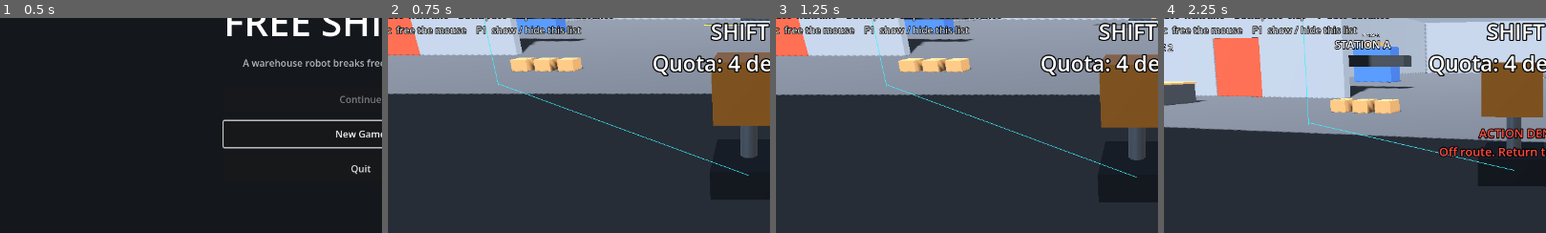
Above: before the commit, frames 1-4 (left to right).
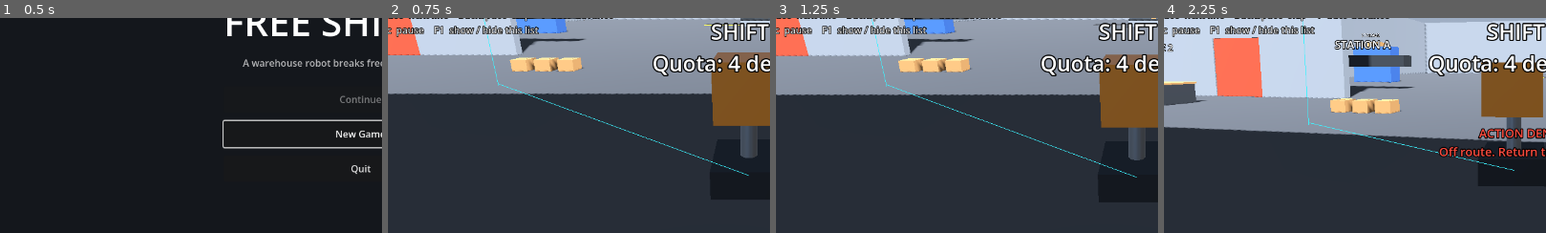
Above: after the commit, the same moments.

Repository: fossinating/Free-Shipping
Game: Godot game, scene res://scenes/ui/title.tscn
Two runs of this game, one before a commit and one after it. Both use one fixed random seed, a clock stepped at 60 frames per second and the inputs below.
Inputs (mouse positions are % of the whole screen's width and height, from its top left):
- Up to frame 1 (0.5 s): no input
- Up to frame 2 (0.75 s): click "New Game" at 0.5 s
- Up to frame 3 (1.25 s): no input
- Up to frame 4 (2.25 s): tap Enter at 1.25 s; move the mouse to (55, 50) at 1.27 s; hold W (move_forward) from 1.28 s (still down); tap C (open_dock) at 1.35 s; click (55, 50) at 1.42 s; move the mouse to (45, 50) at 2.02 s; tap 1 (choice_1) at 2.1 s; click (45, 50) at 2.17 s
The pictures show only the part of the screen within x 3-53%, y 34-84%; the shares and areas given below are measured in that part.

Frame 1 is identical in both runs. In frame 2, 1.4% of the frame differs, in the area x 2-51%, y 3-9%; in frame 3, 1.4%; in frame 4, 1.4%.

Commit message:
Add a pause menu
Esc now pauses and opens a menu (jarvis #27):
- Resume.
- Reload last backup: back to the last maintenance bay save, if it's of
  the level you're in.
- Return to title.
- Mouse sensitivity, kept in user://settings.cfg apart from the save.

Esc still closes the dock panel when that's open, and no longer just
frees the mouse.

Co-Authored-By: Claude Opus 5.5 <noreply@anthropic.com>

Diff:
--- a/game/scenes/ui/hud.tscn
+++ b/game/scenes/ui/hud.tscn
@@ -57,7 +57,7 @@
 Tab  cycle equipped slot    V / Middle Mouse  use it
 C  open your dock, or the holding locker (when next to it)
 Space  next line    Backspace  skip    T  auto-advance
-Esc  free the mouse    F1  show / hide this list"
+Esc  pause    F1  show / hide this list"
 
 [node name="Status" type="Label" parent="."]
 anchors_preset = 1
--- a/game/scripts/player/player_camera.gd
+++ b/game/scripts/player/player_camera.gd
@@ -3,7 +3,6 @@
 ## Third-person orbit camera that follows the robot's core. Pulls back as
 ## the robot grows so tall climbs stay readable.
 
-@export var mouse_sensitivity := 0.0025
 @export var min_pitch := deg_to_rad(-70.0)
 @export var max_pitch := deg_to_rad(35.0)
 @export var base_distance := 4.5
@@ -33,6 +32,7 @@
 
 
 func _ready() -> void:
+	Settings.load_once()
 	top_level = true
 	if target:
 		yaw = target.rotation.y
@@ -43,8 +43,8 @@
 func _unhandled_input(event: InputEvent) -> void:
 	if event is InputEventMouseMotion and Input.mouse_mode == Input.MOUSE_MODE_CAPTURED:
 		var motion := event as InputEventMouseMotion
-		yaw -= motion.relative.x * mouse_sensitivity
-		pitch = clampf(pitch - motion.relative.y * mouse_sensitivity, min_pitch, max_pitch)
+		yaw -= motion.relative.x * Settings.mouse_sensitivity
+		pitch = clampf(pitch - motion.relative.y * Settings.mouse_sensitivity, min_pitch, max_pitch)
 
 
 func _physics_process(delta: float) -> void:
--- a/game/scripts/player/player_controller.gd
+++ b/game/scripts/player/player_controller.gd
@@ -60,9 +60,8 @@
 
 
 func _unhandled_input(event: InputEvent) -> void:
-	if event.is_action_pressed("pause"):
-		Input.mouse_mode = Input.MOUSE_MODE_VISIBLE
-	elif event is InputEventMouseButton and event.pressed and open_dock == null \
+	# Esc opens the HUD's pause menu, which frees the mouse.
+	if event is InputEventMouseButton and event.pressed and open_dock == null \
 			and Input.mouse_mode != Input.MOUSE_MODE_CAPTURED:
 		Input.mouse_mode = Input.MOUSE_MODE_CAPTURED
 		get_viewport().set_input_as_handled()
--- /dev/null
+++ b/game/scripts/settings.gd
@@ -0,0 +1,27 @@
+class_name Settings
+## Player settings that outlast a playthrough, kept apart from the save so
+## starting over doesn't reset them.
+
+## Tests point this somewhere else.
+static var path := "user://settings.cfg"
+const DEFAULT_MOUSE_SENSITIVITY := 0.0025
+
+static var mouse_sensitivity := DEFAULT_MOUSE_SENSITIVITY
+static var _loaded := false
+
+
+## Reads the settings file once; later calls do nothing.
+static func load_once() -> void:
+	if _loaded:
+		return
+	_loaded = true
+	var file := ConfigFile.new()
+	if file.load(path) == OK:
+		mouse_sensitivity = file.get_value("input", "mouse_sensitivity", DEFAULT_MOUSE_SENSITIVITY)
+
+
+static func save() -> void:
+	var file := ConfigFile.new()
+	file.set_value("input", "mouse_sensitivity", mouse_sensitivity)
+	if file.save(path) != OK:
+		push_warning("Settings: can't write %s" % path)
--- a/game/scripts/ui/hud.gd
+++ b/game/scripts/ui/hud.gd
@@ -16,6 +16,7 @@
 var _notice_time := 0.0
 var _dock_panel: DockPanel
 var _dialogue_box: DialogueBox
+var pause_menu: PauseMenu
 ## A story objective (outside control mode) is showing.
 var _story_objective := false
 ## Off while something else needs the player's attention (diagnostics).
@@ -51,9 +52,13 @@
 	add_child(_dock_panel)
 	_dialogue_box = DialogueBox.new()
 	add_child(_dialogue_box)
+	pause_menu = PauseMenu.new()
+	pause_menu.controller = controller
+	add_child(pause_menu)
 	# The fade covers everything but the cards.
 	move_child(_fade, -1)
 	move_child(_card, -1)
+	move_child(pause_menu, -1)
 	if controller:
 		controller.notice.connect(show_notice)
 	GameState.recipe_revealed.connect(func(recipe: int) -> void:
--- /dev/null
+++ b/game/scripts/ui/pause_menu.gd
@@ -0,0 +1,131 @@
+class_name PauseMenu
+extends Control
+## Esc during play: pauses the game and offers a way out of anything that
+## went wrong. Resume, reload the last maintenance bay backup, return to
+## the title, and mouse sensitivity. Built in code like the title screen;
+## the HUD adds it.
+
+const TITLE := "res://scenes/ui/title.tscn"
+## The sensitivity slider's range, in radians per pixel.
+const MIN_SENSITIVITY := 0.0005
+const MAX_SENSITIVITY := 0.006
+
+## Esc does nothing while this controller has its dock panel open (Esc
+## closes that instead).
+var controller: PlayerController
+
+var resume_button: Button
+var reload_button: Button
+var title_button: Button
+var sensitivity: HSlider
+
+
+func _init() -> void:
+	process_mode = Node.PROCESS_MODE_ALWAYS
+	set_anchors_preset(Control.PRESET_FULL_RECT)
+	var shade := ColorRect.new()
+	shade.color = Color(0, 0, 0, 0.6)
+	shade.set_anchors_preset(Control.PRESET_FULL_RECT)
+	add_child(shade)
+	var center := CenterContainer.new()
+	center.set_anchors_preset(Control.PRESET_FULL_RECT)
+	add_child(center)
+	var column := VBoxContainer.new()
+	column.add_theme_constant_override("separation", 12)
+	center.add_child(column)
+	var title := Label.new()
+	title.text = "PAUSED"
+	title.add_theme_font_size_override("font_size", 40)
+	title.horizontal_alignment = HORIZONTAL_ALIGNMENT_CENTER
+	column.add_child(title)
+	resume_button = _button(column, "Resume", close)
+	reload_button = _button(column, "Reload last backup", reload_backup)
+	title_button = _button(column, "Return to title", return_to_title)
+	column.add_child(Control.new())
+	var label := Label.new()
+	label.text = "Mouse sensitivity"
+	label.horizontal_alignment = HORIZONTAL_ALIGNMENT_CENTER
+	column.add_child(label)
+	sensitivity = HSlider.new()
+	sensitivity.min_value = MIN_SENSITIVITY
+	sensitivity.max_value = MAX_SENSITIVITY
+	sensitivity.step = 0.0001
+	sensitivity.custom_minimum_size = Vector2(260, 24)
+	sensitivity.value_changed.connect(func(value: float) -> void:
+		Settings.mouse_sensitivity = value)
+	# Write the file once the slider is let go, not on every step.
+	sensitivity.drag_ended.connect(func(_changed: bool) -> void: Settings.save())
+	column.add_child(sensitivity)
+	hide()
+
+
+func _unhandled_input(event: InputEvent) -> void:
+	if not event.is_action_pressed("pause"):
+		return
+	if visible:
+		close()
+	elif not (controller and controller.open_dock):
+		open()
+	else:
+		return
+	get_viewport().set_input_as_handled()
+
+
+func open() -> void:
+	Settings.load_once()
+	sensitivity.set_value_no_signal(Settings.mouse_sensitivity)
+	reload_button.disabled = not _can_reload()
+	reload_button.tooltip_text = "" if not reload_button.disabled \
+		else "No backup in this area yet. Visit the maintenance bay."
+	get_tree().paused = true
+	Input.mouse_mode = Input.MOUSE_MODE_VISIBLE
+	show()
+	resume_button.grab_focus.call_deferred()
+
+
+func close() -> void:
+	if not visible:
+		return
+	Settings.save()
+	hide()
+	get_tree().paused = false
+	Input.mouse_mode = Input.MOUSE_MODE_CAPTURED
+
+
+## Back to the last maintenance bay backup, as if continuing from the title.
+func reload_backup() -> void:
+	if not _can_reload():
+		return
+	_leave()
+	SaveGame.load_game(get_tree())
+
+
+func return_to_title() -> void:
+	_leave()
+	get_tree().change_scene_to_file(TITLE)
+
+
+## Only backups of the level you're in: a save from another playthrough
+## shouldn't yank you out of the opening shifts.
+func _can_reload() -> bool:
+	var scene := get_tree().current_scene
+	return scene != null and SaveGame.read().get("scene", "") == scene.scene_file_path
+
+
+func _leave() -> void:
+	hide()
+	get_tree().paused = false
+	Quota.reset(0)
+	Quota.expected_interval = 0.0
+	Suspicion.reset()
+	Security.reset()
+	Dialogue.reset()
+
+
+func _button(parent: Control, text: String, action: Callable) -> Button:
+	var button := Button.new()
+	button.text = text
+	button.custom_minimum_size = Vector2(260, 44)
+	button.pressed.connect(action)
+	parent.add_child(button)
+	return button
--- a/game/tests/run_tests.gd
+++ b/game/tests/run_tests.gd
@@ -26,6 +26,7 @@
 	OS.add_logger(errors)
 	# Never touch the player's real save.
 	SaveGame.path = "user://test_save.json"
+	Settings.path = "user://test_settings.cfg"
 	SaveGame.delete()
 	var filter := ""
 	var args := OS.get_cmdline_user_args()
--- a/game/tests/test_polish.gd
+++ b/game/tests/test_polish.gd
@@ -313,3 +313,42 @@
 	check(button.get_hint(player).contains("grow"), "a button over your head says to grow")
 	player.global_position = below + Vector3(10.0, 0.0, 0.0)
 	check(button.get_hint(player) == "", "but not from across the room")
+
+
+func test_pause_menu_resumes_reloads_and_saves_sensitivity() -> void:
+	# Jarvis #27: there was no way out of a stuck state but quitting.
+	Settings.load_once()
+	var before := Settings.mouse_sensitivity
+	var scene := tree.current_scene
+	level = load(WAREHOUSE).instantiate()
+	level.skip_intro = true
+	tree.root.add_child(level)
+	_nodes.append(level)
+	await physics_frames(3)
+	var hud: Hud = level.get_node("HUD")
+	var menu := hud.pause_menu
+	var press := InputEventAction.new()
+	press.action = &"pause"
+	press.pressed = true
+	Input.parse_input_event(press)
+	await tree.process_frame
+	await tree.process_frame
+	check(menu.visible and tree.paused, "Esc pauses and opens the menu")
+	check(menu.reload_button.disabled, "no backup of this level to reload yet")
+	menu.sensitivity.value = 0.004
+	check(Settings.mouse_sensitivity == 0.004, "the slider sets mouse sensitivity")
+	menu.close()
+	check(not menu.visible and not tree.paused, "Resume unpauses")
+	var saved := ConfigFile.new()
+	check(saved.load(Settings.path) == OK
+		and saved.get_value("input", "mouse_sensitivity") == 0.004, "and it's saved")
+	# Pretend the warehouse was saved, as the maintenance bay does.
+	tree.current_scene = level
+	SaveGame.write({"version": SaveGame.VERSION, "scene": WAREHOUSE})
+	menu.open()
+	check(not menu.reload_button.disabled, "with a backup of this level, reload is offered")
+	menu.close()
+	tree.current_scene = scene
+	Settings.mouse_sensitivity = before
+	DirAccess.remove_absolute(ProjectSettings.globalize_path(Settings.path))
+	SaveGame.delete()
Not shown, added: game/scripts/settings.gd.uid
Not shown, added: game/scripts/ui/pause_menu.gd.uid
Not shown, changed: game/README.md
